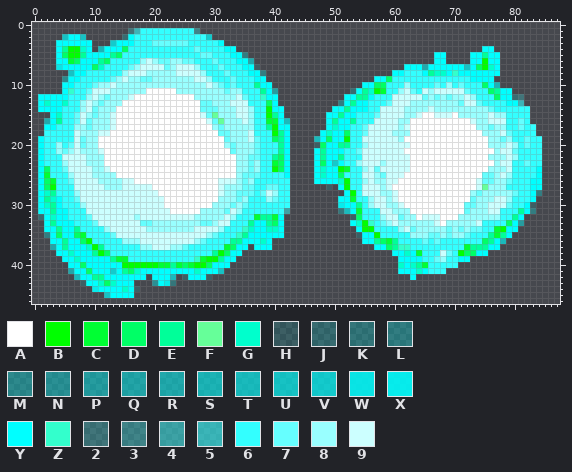
File history of a sprite sheet, gfx/power_up.png. The picture above was drawn from the file before the commit.
The file is 88x47 pixels. Pixels under 10% opacity are left out. Colours within 5 levels of each other are drawn and written as one.
Palette (. is transparent): A #ffffff  B #00ff00  C #00ff33  D #00ff66  E #00ff99  F #66ff99  G #00ffcc  H #00ffff20  J #00ffff32  K #00ffff40  L #00ffff4a  M #00ffff5a  N #00ffff65  P #00ffff75  Q #00ffff80  R #00ffff86  S #00ffff95  T #00ffff9f  U #00ffffaa  V #00ffffb5  W #00ffffda  X #00ffffe4  Y #00ffff  Z #33ffcc  2 #33ffff3f  3 #33ffff53  4 #33ffff7e  5 #33ffff98  6 #33ffff  7 #66ffff  8 #99ffff  9 #ccffff
Pixels before (only the part around the change), first column x 41:
 0 ...............................................
 1 ...............................................
 2 ...............................................
 3 ...............................................
 4 ..................................YY...........
 5 ..........................YY....YYEYY..........
 6 ..........................YY....YYBYY..........
 7 .....................YYYRYYYYYYUYDBGY..........
 8 ...................YY666YEGGYZYYYYYYY..........
 9 ................YYD6666666666666YYYY...........
10 ..............YYDD6668666676867666DYS..........
11 ............JYEGBC66897698999997666DEYY........
12 ...........YYEEY66699999787878898666DYYJ2......
13 ..........LYEYY66679998888888879976666YY5......
14 Y........YYEYYY669999888898888888887666666.....
15 Y.......YYEYY66679999889AA999A888889886666.....
16 YT......YEYYE666999988AAAAAAAAAA9889996676.....
17 YY......YGYY6679999989AAAAAAAAAAA8878866766....
18 EY.....YGYYD6679999888AAAAAAAAAAAA888976666....
19 EY....TYDYYB669999998AAAAAAAAAAAAAA887866766...
20 EY....HDYYEE6689999999AAAAAAAAAAAAA888986766...
21 EY....YEYYY6679999999AAAAAAAAAAAAAAA89976666...
22 DY....YEYYE66699999999AAAAAAAAAAAAA888986666...
23 DY....YDYVY66899989999AAAAAAAAAAAAAA89966766...
24 DY....YGYYBC6689799999AAAAAAAAAAAAA88896666Y...
25 6Y....YGYYD6669987999AAAAAAAAAAAAA778986666Y...
26 66....YYYYGB66898899AAAAAAAAAAAAA977887666YY...
27 66......H.YB6699989AAAAAAAAAAAAAA9F8886666YY...
28 66.........YB6999889AAAAAAAAAAAA8788888766YL...
29 66........YYC6689989AAAAAAAAAAAA7888998666Y....
30 66........XYYE6899889AAAAAAAAAA7788999766YH....
31 64........KTYC66699888AAAAAAAAA788899666EYL....
32 Y...........HD666899788A999AAA888888866EY......
33 Y...........YGBZ67898888889A8888896666DYP......
34 Y............YBB66668978888878787766CBYY.......
35 Y............HYYB666668887787887666ECEY........
36 ..............YYEDCE66667676666666DEYT.........
37 ................YYDEZZ666666666CEEEYY..........
38 ...................YYGYC666976BDDYY............
39 ....................YYYY667866YY...............
40 ....................GYGEC66666.................
41 ....................YYYGY666...................
42 ......................Y........................
43 ...............................................
44 ...............................................
45 ...............................................
46 ...............................................
The same view after the edit:
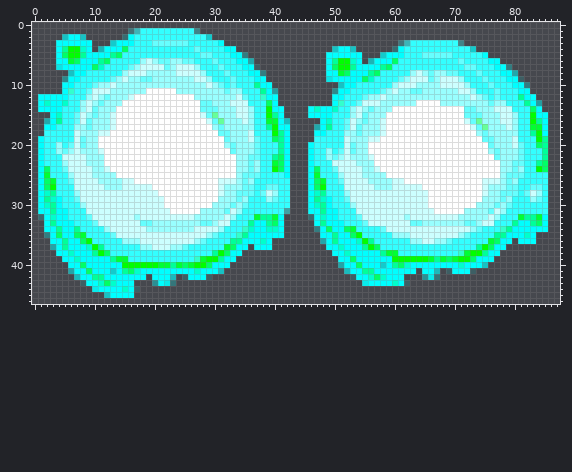
Edits made:
Changed rows in their new state; - is an unchanged pixel.
first column x 46:
 3 ---------------25666666663--------------
 4 ----UYYU------JY66666666666V-..---------
 5 ---YYYYYY---VYYY6667777766666Y..--------
 6 ---YEBBGY-SYYYD666666666676666----------
 7 ---YDBBEYYYYED66666666666677666-YL------
 8 ---YYCDYYYED6666-898788776667666YYR-----
 9 ---WYYYYYDG666-78999789998-667666YYH----
10 -----UYY66666-8999888899998--67666YYL---
11 ----MYY66666789-8-78-8888-98--67666YY---
12 ----YY66678898888888-8-8--8987-7666EYY--
13 ----YZ66799988888-AAAA---88888788666EYP-
14 YGYYG668987888AAAAAAAAAAAA77--8999---DY-
15 YYY-666897888AAAAAA--AAA-A777-8-998--BYY
16 --YG66798788-AAAA---------97F-88-986-BEY
17 -RYE66797888-AAAA----------97F8--986-CCY
18 -Y-666887888-AAAA-----------87--888--EBY
19 -666669888--AAAA-------------77-8-9-6-BE
20 Y66666978-AAAAAAA-------------7--8976-DE
21 Y668679788AAAAAA--------------878887---E
22 Y668789888-AAAAAA-------------A7-8-7---E
23 Y6669999-88AAAAAA--------------A88776-ED
24 YD6679999-89AAAAA-------------AA-878--BD
25 YC666899988-8AAA-------------AAA8777--66
26 YDC66799998--8-9------------A999--8--666
27 YDB666999--8-899999---------A9---77--776
28 YGE666899---99-99999-------AA9--77--7986
29 YEGY6679999--9-99999-------AA--87----876
30 YGEY6668999--99-9999------AA--878---6666
31 YYEYY6669999--9999999-----8---7-8--66666
32 JYGYY66679999--9-99---999-----9---6CEECY
33 -YEYYY66679999-9977--88---77899--6EYYEDY
34 -LYDYYDC666-7999-99999999998---6ZE-YYYYY
35 --YYEYYDB666--88899999999-----6E--YYGY--
36 --QYEYYYGBE6666--8899887-----6CDYY-YYY--
37 ---YYGYYYEBD66666---------66-BD-Y-------
38 ----YYGYYYYYECC6666---66-ZCBBEYY--------
39 -----YYDYYYYYYBBBBBBCECDCBBDYYY---------
40 -----QYYDYYYVYEDGYYYYYYYYGYYYU----------
41 ------TYYEEYYYY---.-YT.HYYYH------------
42 -------HYYGDGYYY-.-NXK------------------
43 ---------XYYYYGYH-----------------------
